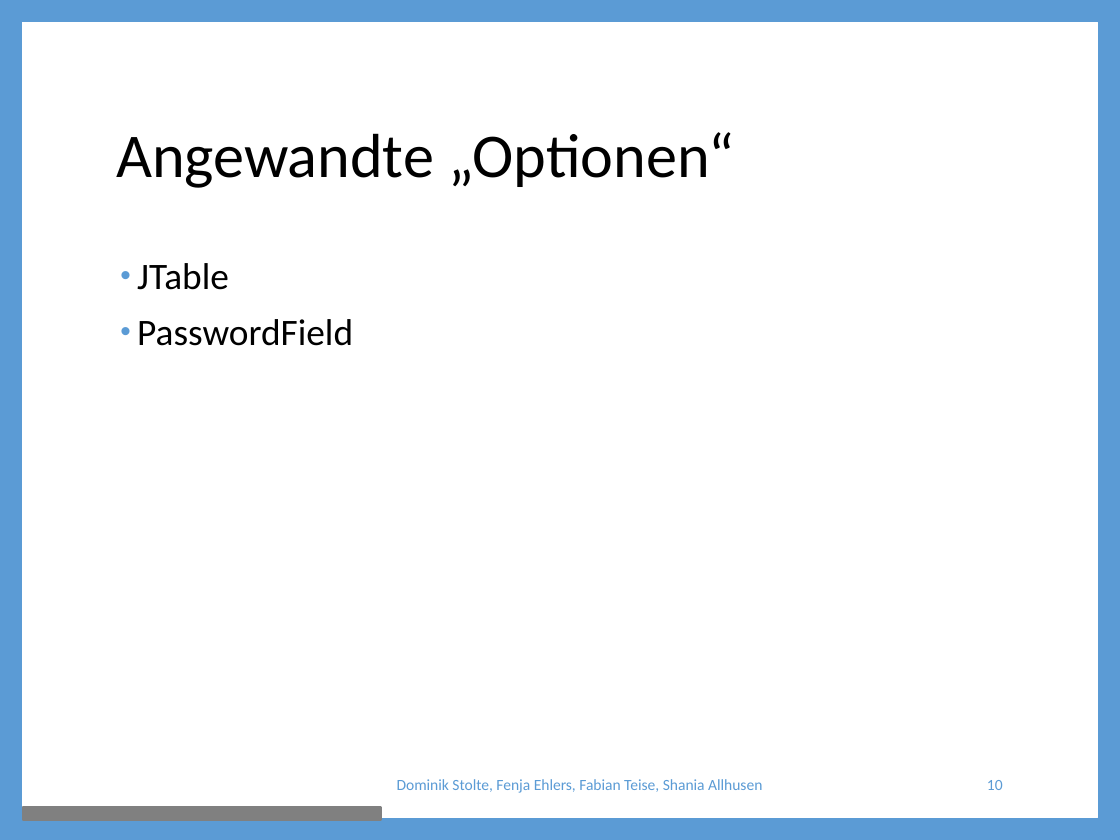
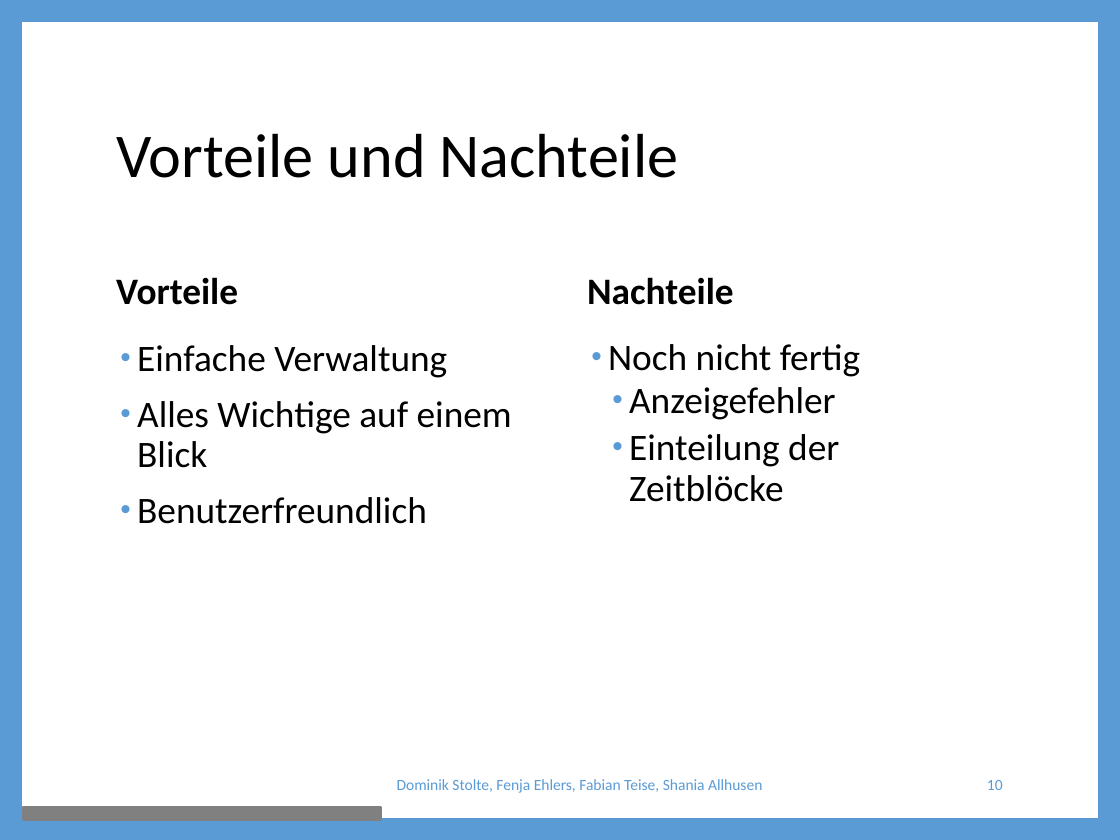
Before and after one commit to ShaniaAllhusen/Mittelstufenprojekt, a slide deck: slide 10 of Projekt-Präsentation.pptx. Drawn at 1120x840 pixels with LibreOffice and Linux fonts; fonts in the diff are those of the drawing. Boxes give left, top, right and bottom in pixels: in the first picture for what was removed or moved away, otherwise in the second. Text is boxed around its words. In the diff, an @@ line names an element or a change of style, - is before the commit and + after.

Commit message:
Vor- und Nachteile eingefügt

```diff
--- a/Projekt-Präsentation.pptx
+++ b/Projekt-Präsentation.pptx
@@ title at (x1=116, y1=133, x2=679, y2=178): text changed @@
-Angewandte „Optionen“
+Vorteile und Nachteile
@@ text added at (x1=116, y1=277, x2=238, y2=305), 24 pt, text #000000, bold @@
+Vorteile
@@ text added at (x1=587, y1=277, x2=734, y2=305), 24 pt, text #000000, bold @@
+Nachteile
@@ text at (x1=137, y1=345, x2=512, y2=524): text changed @@
-• JTable
-• PasswordField
+• Einfache Verwaltung
+• Alles Wichtige auf einem Blick
+• Benutzerfreundlich
@@ text added at (x1=608, y1=344, x2=860, y2=502), 24 pt, text #000000 @@
+• Noch nicht fertig
+  • Anzeigefehler
+  • Einteilung der Zeitblöcke
```
Also in this commit, not shown: 1 other file.
